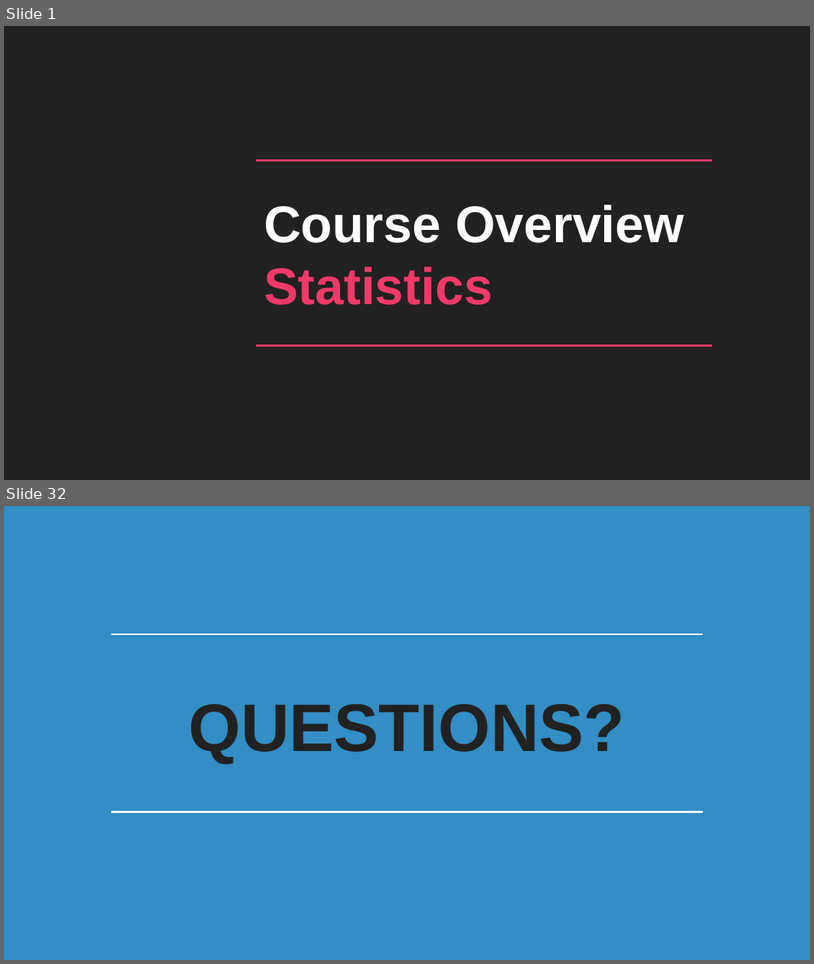
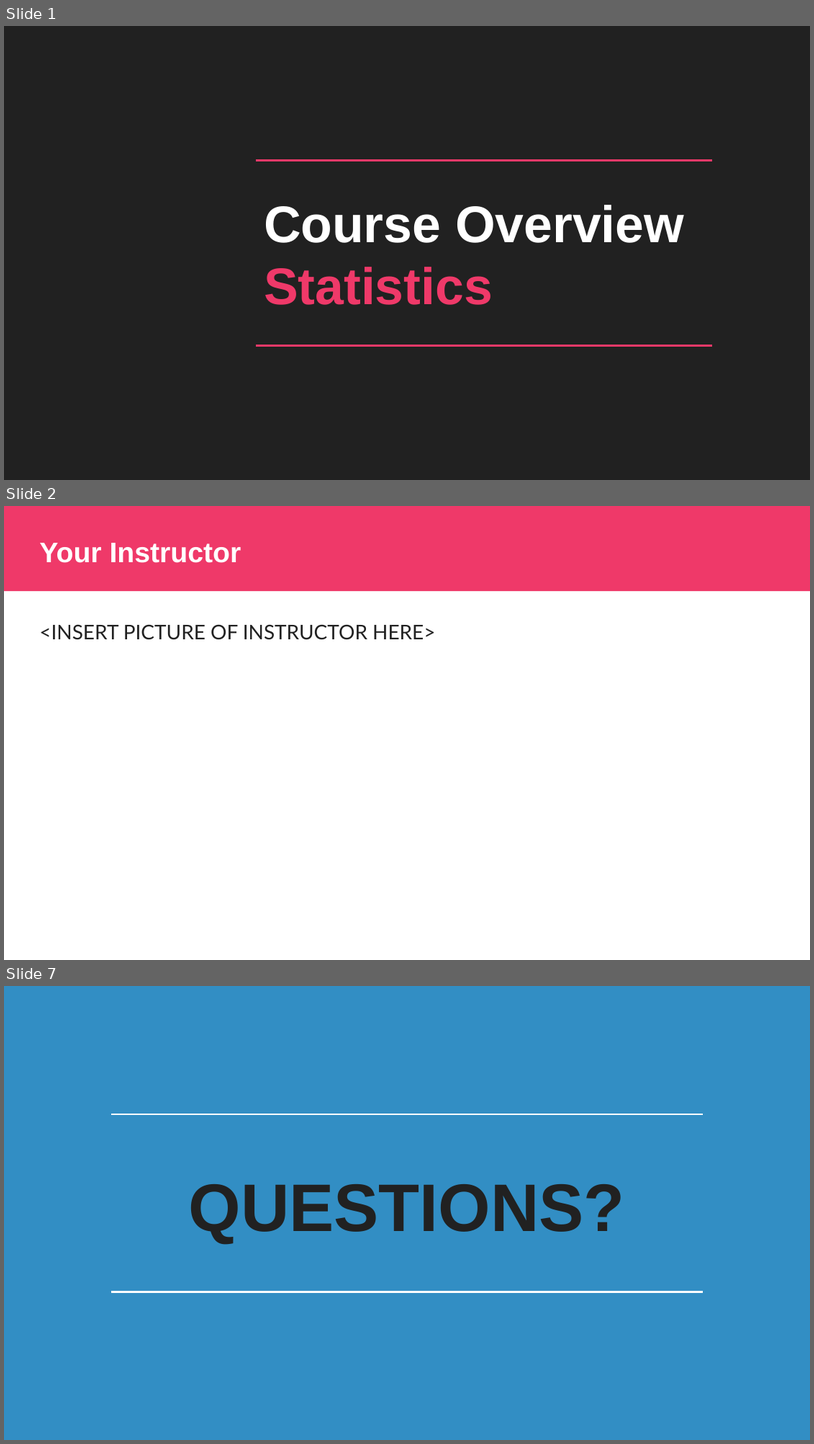
Before and after one commit to kiwidamien/statistics, a slide deck: 01_Course_Overview.pptx. Shown one above the other, each under a label of ours: slides 1 and 32 before the commit, slides 1, 2 and 7 after it; the slides between them are not shown. The pictures are 814x964 and 814x1444 pixels, drawn with LibreOffice and Linux fonts; fonts in the diff are those of the drawing; background and template pictures are left out. Boxes give left, top, right and bottom in pixels: in the first picture for what was removed or moved away, otherwise in the second. Text is boxed around its words. In the diff, an @@ line names an element or a change of style, - is before the commit and + after.

```diff
--- a/01_Course_Overview.pptx
+++ b/01_Course_Overview.pptx
@@ slide 2 added at box(4, 506, 810, 960), background #FFFFFF @@
@@ rectangle added at box(4, 506, 810, 592), fill #EF3969 @@
@@ title added at box(39, 543, 242, 563), 25.2 pt, text #FFFFFF, bold @@
+Your Instructor
@@ text added at box(39, 624, 435, 640), 18 pt, text #212121 @@
+<INSERT PICTURE OF INSTRUCTOR HERE>
@@ what was slide 32 is now slide 7 @@
```
Also in this commit, not shown: 1 slide changed, 3 other slides added, 32 slides removed.
